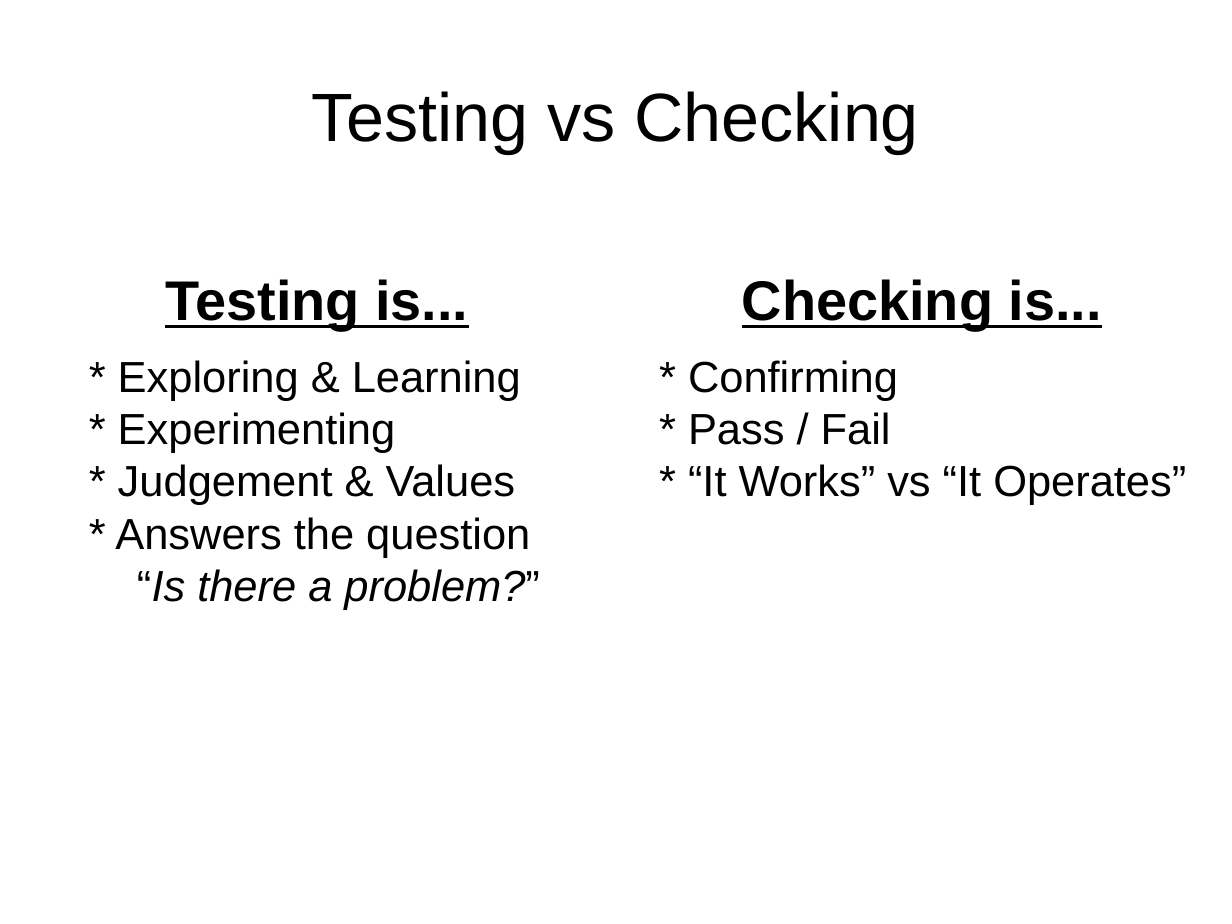
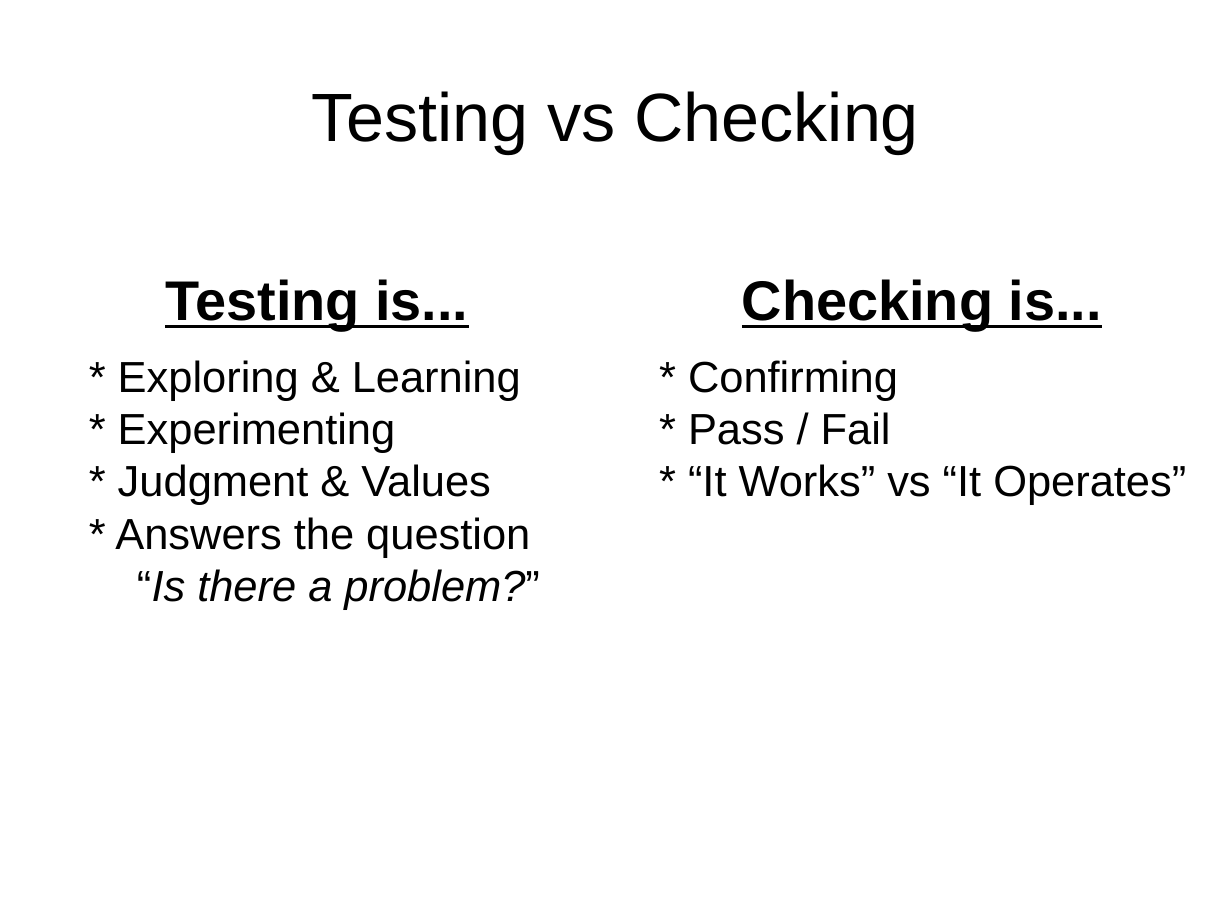
Before and after one commit to dskard/spensatechtalk, a slide deck: slide 2 of spensa_selenium_intro.odp. Drawn at 1232x924 pixels with LibreOffice and Linux fonts; fonts in the diff are those of the drawing. Boxes give left, top, right and bottom in pixels: in the first picture for what was removed or moved away, otherwise in the second. Text is boxed around its words. In the diff, an @@ line names an element or a change of style, - is before the commit and + after.

Commit message:
fixing typos in intro presentation, splitting out page objects conversation since we didnt get to it yet.

```diff
--- a/spensa_selenium_intro.odp
+++ b/spensa_selenium_intro.odp
@@ text at bbox=[118, 464, 491, 505]: text changed @@
-* Judgement & Values
+* Judgment & Values
```
Also in this commit, not shown: 40 slides removed.
